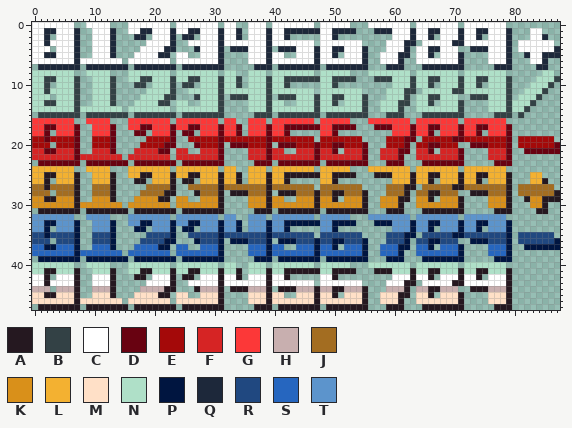
Edited in one commit: sprite sheet (assets/UI/NumberNew.png). This is how it looked before the edit.
The file is 88x48 pixels.
Palette (. is transparent): A #251820  B #334145  C #ffffff  D #680211  E #a40909  F #d62424  G #fc3838  H #c8afaf  J #a36d21  K #d9901a  L #f3b131  M #ffe0c7  N #afe0c8  P #001540  Q #1d283a  R #204880  S #2666bf  T #5c94cc
New version:
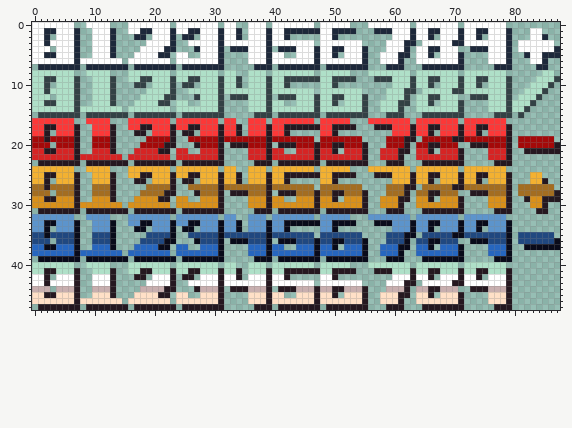
Edits made:
@@ palette @@
-P #001540
+P #090b1a
@@ x 0..87 @@
 16 GGGGGGG..GGGG...GGGGGGG.GGGGGGG.GG..GGG.GGGGGGG.GGGGG...GGGGGGG.GGGGGGG.GGGGGGG.........
-17 GGDDGGGD..GGGD..GGDDGGGDGGDDGGGDGGD.GGGDGGDDDDDDGGDDDD...DDDGGGDGGDDGGGDGGDDGGGD........
-18 GGD.GGGD..GGGD...DD.GGGD.DD.GGGDGGD.GGGDGGD.....GGD.........GGGDGGD.GGGDGGD.GGGD........
-19 EEDEEEED..EEED.....EEEED..EEEEEDEEEEEEEDEEEEEEE.EEEEEEE....EEEDD.EEEEEDDEEEEEEED.EEEEEE.
-20 EEE.EEED..EEED....EEEEDD...DEEED.DDDEEED.DDDEEEDEEDDEEED...EEED.EEDDEEE..DDDEEED.EEEEEED
-21 FFDDFFFD..FFFD...FFFFDD.FF..FFFD....FFFDFF..FFFDFFD.FFFD..FFFDD.FFD.FFFD....FFFD..DDDDDD
-22 FFFFFFFDFFFFFFF.FFFFFFF.FFFFFFFD....FFFDFFFFFFFDFFFFFFFD..FFFD..FFFFFFFD....FFFD........
-23 .DDDDDDD.DDDDDDD.DDDDDDD.DDDDDDD.....DDD.DDDDDDD.DDDDDDD...DDD...DDDDDDD.....DDD........
+17 GGAAGGGA..GGGA..GGAAGGGAGGAAGGGAGGA.GGGAGGAAAAAAGGAAAA...AAAGGGAGGAAGGGAGGAAGGGA........
+18 GGA.GGGA..GGGA...AA.GGGA.AA.GGGAGGA.GGGAGGA.....GGA.........GGGAGGA.GGGAGGA.GGGA........
+19 EEAEEEEA..EEEA.....EEEEA..EEEEEAEEEEEEEAEEEEEEE.EEEEEEE....EEEAA.EEEEEAAEEEEEEEA.EEEEEE.
+20 EEE.EEEA..EEEA....EEEEAA...AEEEA.AAAEEEA.AAAEEEAEEAAEEEA...EEEA.EEAAEEE..AAAEEEA.EEEEEEA
+21 FFAAFFFA..FFFA...FFFFAA.FF..FFFA....FFFAFF..FFFAFFA.FFFA..FFFAA.FFA.FFFA....FFFA..AAAAAA
+22 FFFFFFFAFFFFFFF.FFFFFFF.FFFFFFFA....FFFAFFFFFFFAFFFFFFFA..FFFA..FFFFFFFA....FFFA........
+23 .AAAAAAA.AAAAAAA.AAAAAAA.AAAAAAA.....AAA.AAAAAAA.AAAAAAA...AAA...AAAAAAA.....AAA........
 24 LLLLLLL..LLLL...LLLLLLL.LLLLLLL.LL..LLL.LLLLLLL.LLLLL...LLLLLLL.LLLLLLL.LLLLLLL.........
Boxes around the changes in both pictures, in picture pixels (x1, y1, x2, y2):
changed: (38, 124, 560, 166)
changed: (38, 220, 560, 262)
